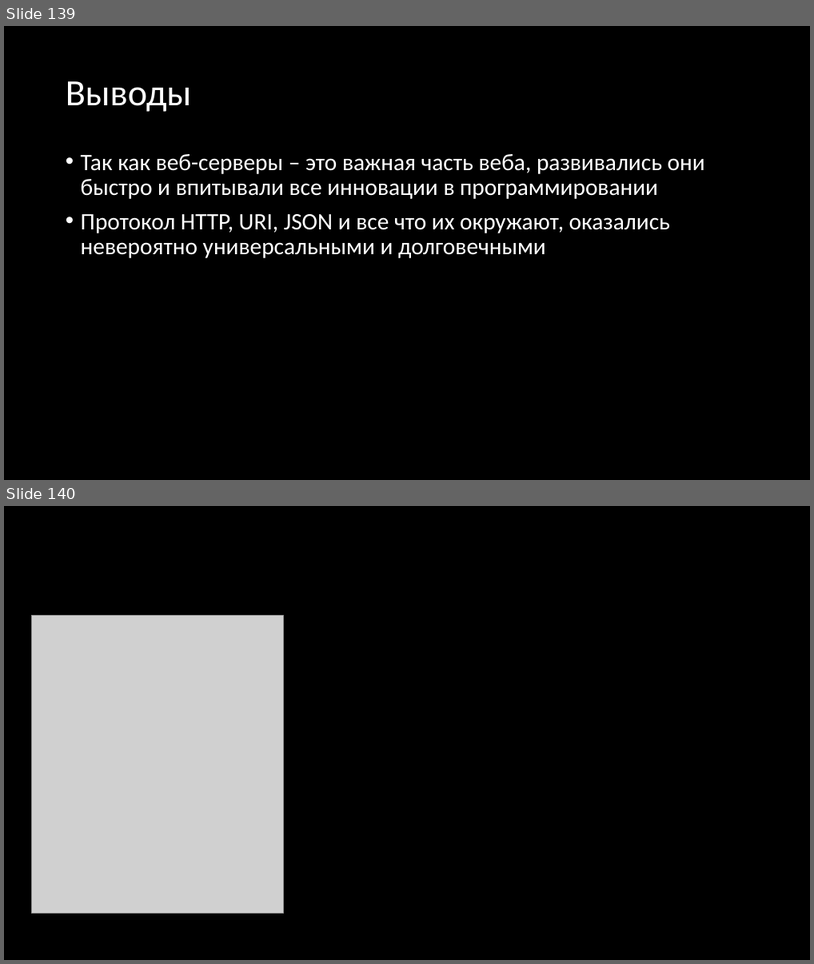
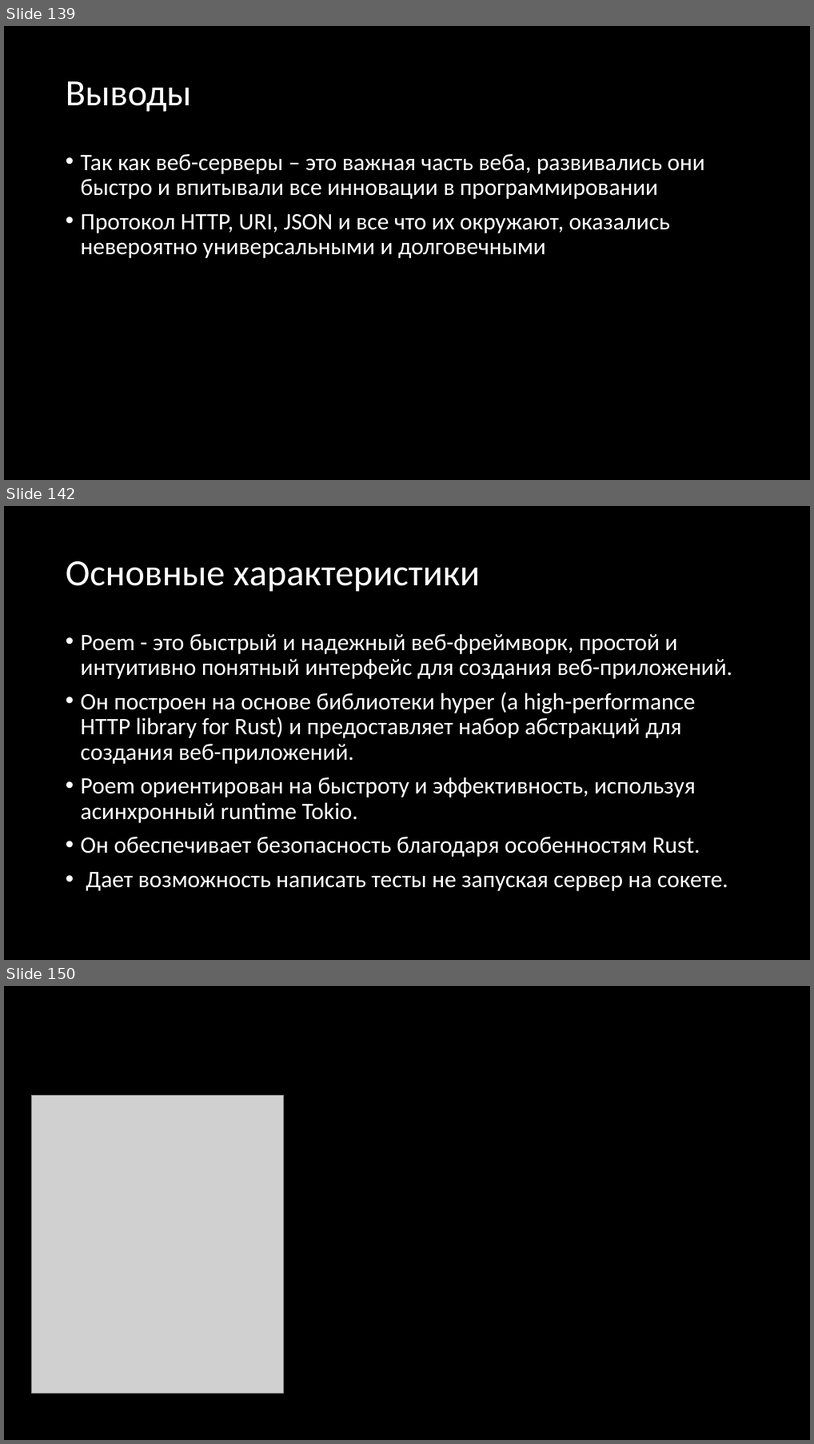
Before and after one commit to Gordon01/learn-rust, a slide deck: keynotes/Rust 2024.pptx. Shown one above the other, each under a label of ours: slides 139 and 140 before the commit, slides 139, 142 and 150 after it; the slides between them are not shown. The pictures are 814x964 and 814x1444 pixels, drawn with LibreOffice and Linux fonts; fonts in the diff are those of the drawing; grey boxes stand for pictures. Boxes give left, top, right and bottom in pixels: in the first picture for what was removed or moved away, otherwise in the second. Text is boxed around its words. In the diff, an @@ line names an element or a change of style, - is before the commit and + after.

Commit message:
Добавить слайды про poem Co-authored-by: maustyuzhanina <maustyuzhanina@noreply.gitverse.ru> Co-committed-by: maustyuzhanina <maustyuzhanina@noreply.gitverse.ru>

```diff
--- a/keynotes/Rust 2024.pptx
+++ b/keynotes/Rust 2024.pptx
@@ slide 142 added at [4,506,810,960], background #000000 @@
@@ title added at [66,561,480,592], 44 pt, text #FFFFFF @@
+Основные характеристики
@@ text added at [81,634,733,891], 28 pt, text #FFFFFF @@
+• Poem - это быстрый и надежный веб-фреймворк, простой и интуитивно понятный интерфейс для создания веб-приложений.
+• Он построен на основе библиотеки hyper (a high-performance HTTP library for Rust) и предоставляет набор абстракций для создания веб-приложений.
+• Poem ориентирован на быстроту и эффективность, используя асинхронный runtime Tokio.
+• Он обеспечивает безопасность благодаря особенностям Rust.
+• Дает возможность написать тесты не запуская сервер на сокете.
@@ what was slide 140 is now slide 150 @@
```
Also in this commit, not shown: 1 slide changed, 9 other slides added.
